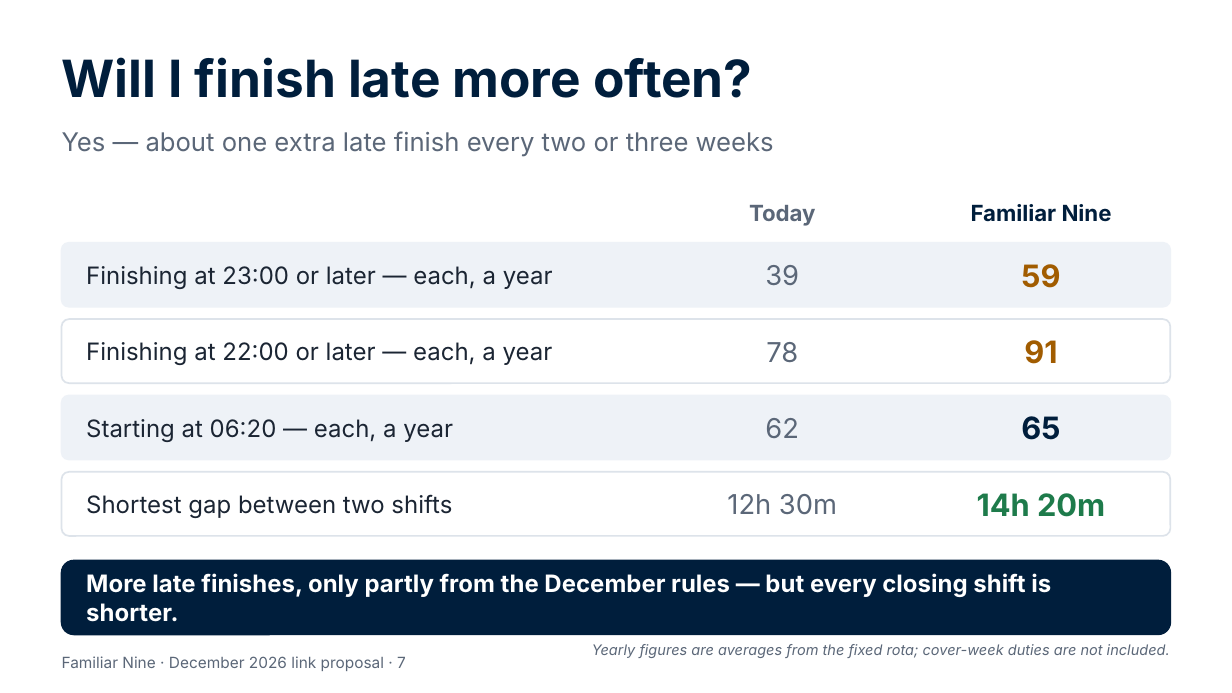
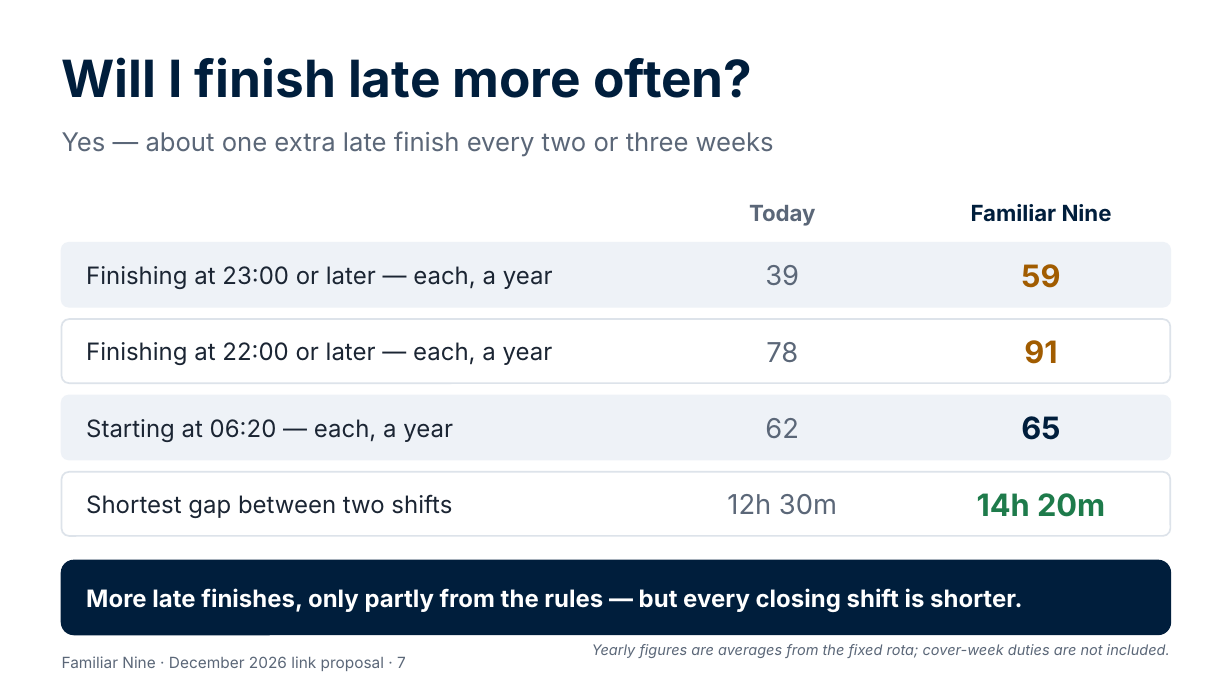
Before and after one commit to Garethdavidmiller/roster-app, a slide deck: slide 7 of docs/proposals/presentations/Familiar-Nine-for-colleagues.pptx. Drawn at 1232x693 pixels with LibreOffice and Linux fonts; fonts in the diff are those of the drawing. Boxes give left, top, right and bottom in pixels: in the first picture for what was removed or moved away, otherwise in the second. Text is boxed around its words. In the diff, an @@ line names an element or a change of style, - is before the commit and + after.

```diff
--- a/docs/proposals/presentations/Familiar-Nine-for-colleagues.pptx
+++ b/docs/proposals/presentations/Familiar-Nine-for-colleagues.pptx
@@ text at [86, 588, 1022, 612]: text changed @@
-More late finishes, only partly from the December rules — but every closing shift is shorter.
+More late finishes, only partly from the rules — but every closing shift is shorter.
```
Also in this commit, not shown: 5 other slides changed, 26 other files.
